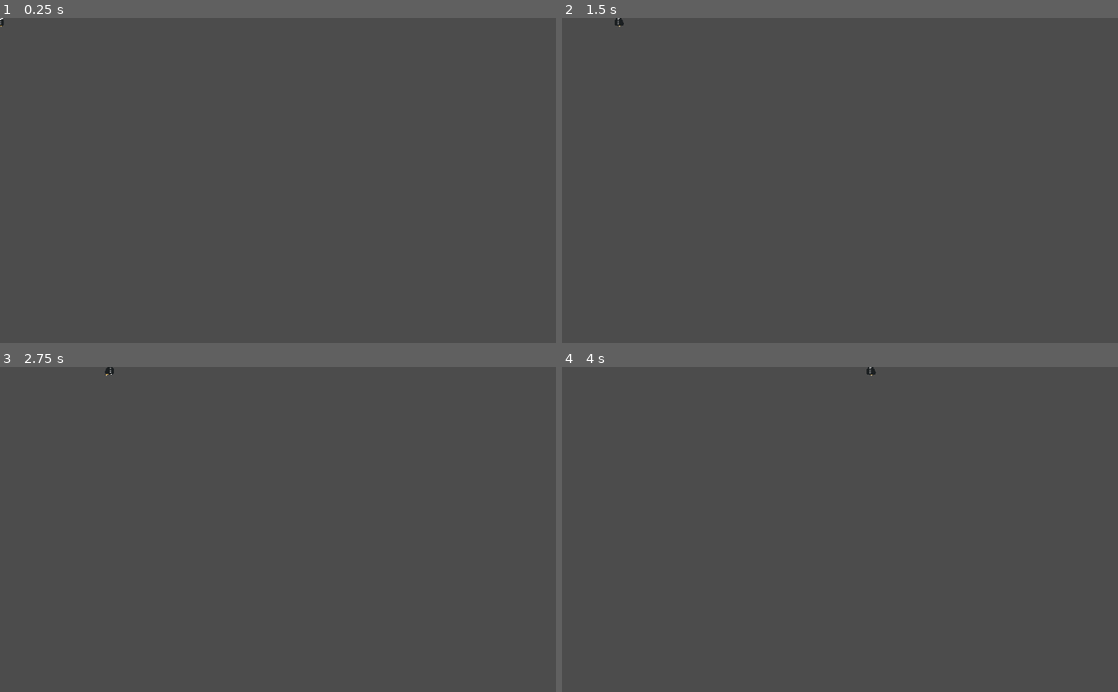
Above: before the commit, frames 1-4 (two rows, left to right).
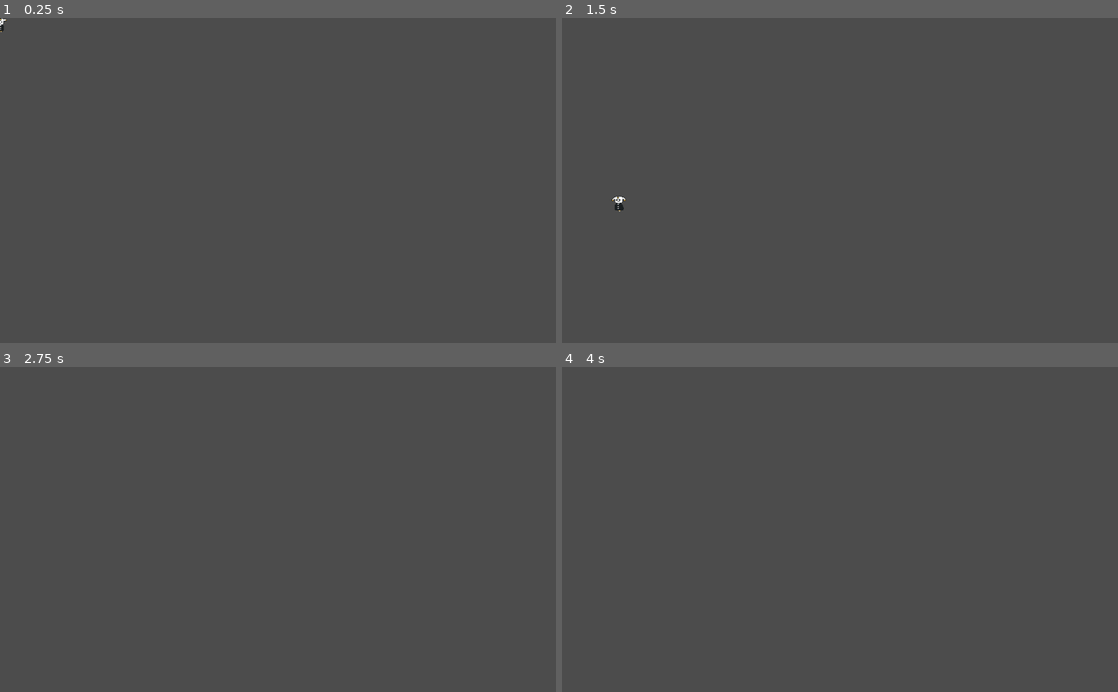
Above: after the commit, the same moments.

Repository: JG0328/GD-Platformer
Game: Godot game, scene res://prefabs/Player.tscn
Two runs of this game, one before a commit and one after it. Both use one fixed random seed, a clock stepped at 60 frames per second and the inputs below. Before the commit the project has no main scene; this scene is started directly in both runs.
Inputs:
- Up to frame 1 (0.25 s): no input
- Up to frame 2 (1.5 s): tap Enter at 0.5 s; hold Right (ui_right) 0.53-1.28 s; hold Left (ui_left) from 1.28 s (still down)
- Up to frame 3 (2.75 s): release Left (ui_left) at 2.03 s; hold Right (ui_right) from 2.03 s (still down)
- Up to frame 4 (4 s): tap Space at 3.5 s; release Right (ui_right) at 3.53 s; hold Left (ui_left) from 3.53 s (still down)

The runs differ from the first frame. In frame 1, less than 0.1% of the frame differs, in the area x 0-2%, y 0-5%; in frame 2, 0.1%, in the area x 8-12%, y 0-60%; in frame 3, less than 0.1%; in frame 4, less than 0.1%.

Commit message:
Added platforms

Diff:
--- /dev/null
+++ b/prefabs/Platform.tscn
@@ -0,0 +1,14 @@
+[gd_scene load_steps=3 format=2]
+
+[ext_resource path="res://sprites/environment/Platform.png" type="Texture" id=1]
+
+[sub_resource type="RectangleShape2D" id=1]
+extents = Vector2( 24, 8 )
+
+[node name="Platform" type="StaticBody2D"]
+
+[node name="Sprite" type="Sprite" parent="."]
+texture = ExtResource( 1 )
+
+[node name="CollisionShape2D" type="CollisionShape2D" parent="."]
+shape = SubResource( 1 )
--- a/prefabs/Player.tscn
+++ b/prefabs/Player.tscn
@@ -36,7 +36,7 @@
 [sub_resource type="RectangleShape2D" id=2]
 extents = Vector2( 7.5, 14.5 )
 
-[node name="KinematicBody2D" type="KinematicBody2D"]
+[node name="Player" type="KinematicBody2D"]
 script = ExtResource( 14 )
 
 [node name="Anim" type="AnimatedSprite" parent="."]
--- /dev/null
+++ b/prefabs/levels/Level1.tscn
@@ -0,0 +1,18 @@
+[gd_scene load_steps=3 format=2]
+
+[ext_resource path="res://prefabs/Platform.tscn" type="PackedScene" id=1]
+[ext_resource path="res://prefabs/Player.tscn" type="PackedScene" id=2]
+
+[node name="Level1" type="Node2D"]
+
+[node name="Player" parent="." instance=ExtResource( 2 )]
+position = Vector2( 343, 329 )
+
+[node name="Platform" parent="." instance=ExtResource( 1 )]
+position = Vector2( 341, 365 )
+
+[node name="Platform2" parent="." instance=ExtResource( 1 )]
+position = Vector2( 389, 365 )
+
+[node name="Platform4" parent="." instance=ExtResource( 1 )]
+position = Vector2( 485, 365 )
--- a/project.godot
+++ b/project.godot
@@ -11,6 +11,7 @@
 [application]
 
 config/name="GD Platformer"
+run/main_scene="res://prefabs/levels/Level1.tscn"
 config/icon="res://icon.png"
 
 [physics]
--- a/scripts/Player.gd
+++ b/scripts/Player.gd
@@ -16,4 +16,5 @@
 		velocity.x = 0
 		$Anim.play("Idle")
 
+	velocity.y += gravity * delta
 	velocity = move_and_slide(velocity, Vector2.UP)
Binary file added: sprites/environment/Platform.png
Not shown, added: sprites/environment/Platform.png.import
